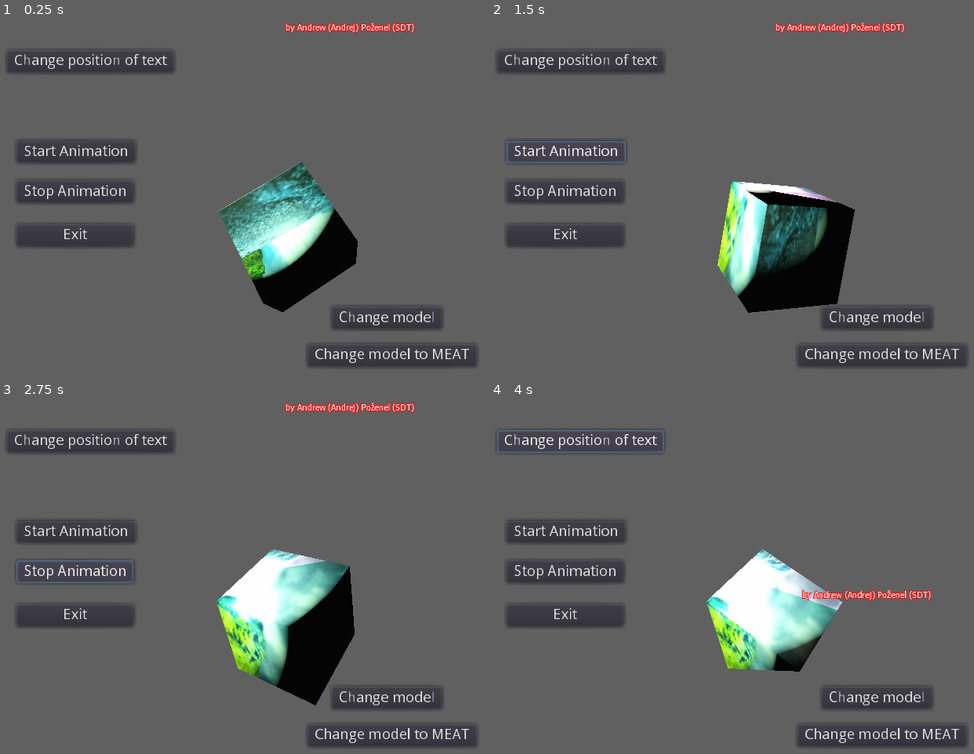
Above: before the commit, frames 1-4 (two rows, left to right).
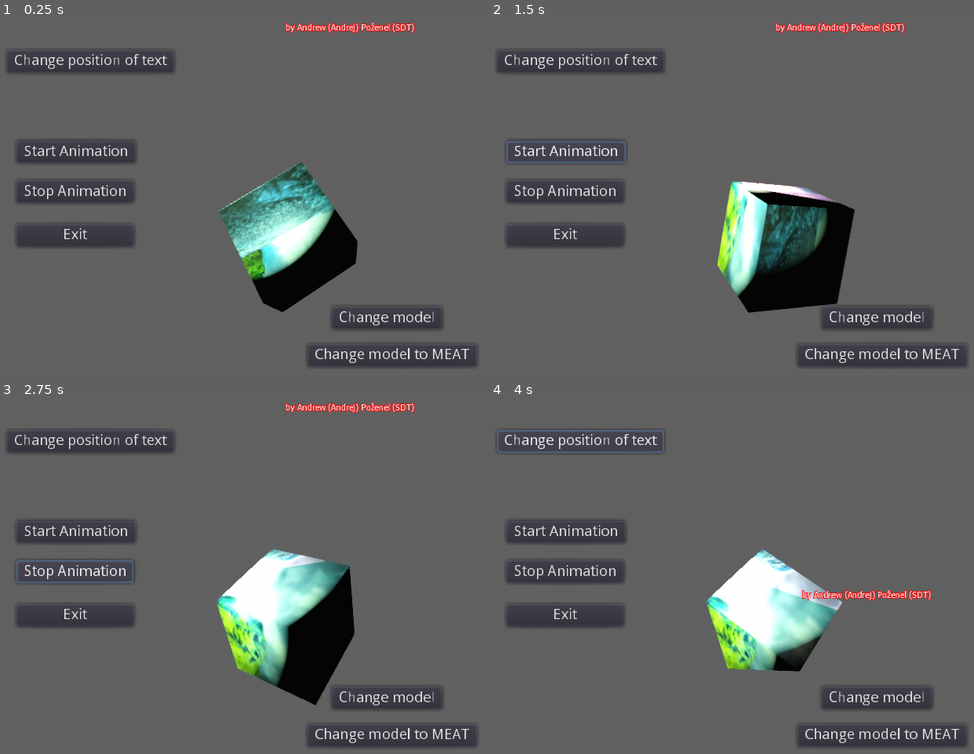
Above: after the commit, the same moments.

Repository: anderlli0053/godot311_showcase_test
Game: Godot game, scene res://main.tscn
The game is run twice, just before and just after one commit, with the same random seed, the same clock (stepped at 60 frames per second) and the same inputs.
Inputs:
- Up to frame 1 (0.25 s): no input
- Up to frame 2 (1.5 s): click "Start Animation" at 0.5 s; click "Start Animation" at 1.25 s
- Up to frame 3 (2.75 s): click "Stop Animation" at 2 s
- Up to frame 4 (4 s): click "Change model" at 2.75 s; click "Change position of text" at 3.5 s

The runs differ from the first frame. In frame 1, 0.2% of the frame differs, in the area x 45-74%, y 40-83%; in frame 2, 0.2%, in the area x 47-76%, y 45-83%; in frame 3, 0.2%; in frame 4, 0.2%.

Commit message:
Update to 3.4 stable
Update to 3.4 stable

Diff:
--- a/main.tscn
+++ b/main.tscn
@@ -158,11 +158,12 @@
 [node name="Tween" type="Tween" parent="."]
 
 [node name="SpotLight2" type="SpotLight" parent="."]
-transform = Transform( 1, 0, 0, 0, -4.37114e-008, 1, 0, -1, -4.37114e-008, -0.414197, 0.840558, 0 )
+transform = Transform( 1, 0, 0, 0, -4.37114e-08, 1, 0, -1, -4.37114e-08, -0.414197, 0.840558, 0 )
 light_color = Color( 1, 1, 0.764706, 1 )
 light_energy = 4.86
 shadow_enabled = true
 spot_range = 1.4
+
 [connection signal="pressed" from="Button" to="." method="_on_Button_pressed"]
 [connection signal="pressed" from="Button2" to="." method="_on_Button2_pressed"]
 [connection signal="pressed" from="Button3" to="." method="_on_Button3_pressed"]
--- a/project.godot
+++ b/project.godot
@@ -10,7 +10,6 @@
 
 _global_script_classes=[  ]
 _global_script_class_icons={
-
 }
 
 [application]
@@ -22,9 +21,14 @@
 [compression]
 
 formats/zstd/long_distance_matching=true
+formats/zstd/compression_level=22
+formats/zstd/window_log_size=30
+formats/zlib/compression_level=9
+formats/gzip/compression_level=9
 
 [debug]
 
+settings/stdout/verbose_stdout=true
 gdscript/completion/autocomplete_setters_and_getters=true
 
 [display]
@@ -33,14 +37,25 @@
 window/size/test_width=1024
 window/size/test_height=768
 window/dpi/allow_hidpi=true
+window/vsync/use_vsync=false
 
 [editor]
 
+search_in_file_extensions=PoolStringArray( "gd", "gdshader", "shader", "tres", "tscn" )
 convert_text_resources_to_binary_on_export=true
 
 [gui]
 
 theme/use_hidpi=true
+
+[input_devices]
+
+buffering/agile_event_flushing=true
+
+[logging]
+
+file_logging/enable_file_logging.pc=false
+file_logging/max_log_files=0
 
 [physics]
 
@@ -49,15 +64,22 @@
 [rendering]
 
 quality/driver/fallback_to_gles2=true
-quality/2d/gles2_use_nvidia_rect_flicker_workaround=true
-quality/2d/use_pixel_snap=true
+2d/options/use_nvidia_rect_flicker_workaround=true
+2d/snapping/use_gpu_pixel_snap=true
 threads/thread_model=2
+threads/thread_safe_bvh=true
 vram_compression/import_bptc=true
 vram_compression/import_etc=true
 vram_compression/import_pvrtc=true
 quality/shadows/filter_mode=2
 quality/filters/use_nearest_mipmap_filter=true
+batching/precision/uv_contract=true
 quality/subsurface_scattering/quality=2
 quality/subsurface_scattering/follow_surface=true
+quality/voxel_cone_tracing/high_quality=true
 quality/filters/msaa=2
+quality/filters/use_fxaa=true
+quality/filters/use_debanding=true
 environment/default_environment="res://default_env.tres"
+quality/2d/gles2_use_nvidia_rect_flicker_workaround=true
+quality/2d/use_pixel_snap=true
Not shown, changed: Raw meat.jpg.import
Not shown, changed: Raw_meat.dae.import
Not shown, changed: bg.png.import
Not shown, changed: icon.png.import
Not shown: 1 places in main.tscn that only renumber resources
Not shown, changed: .gitignore
